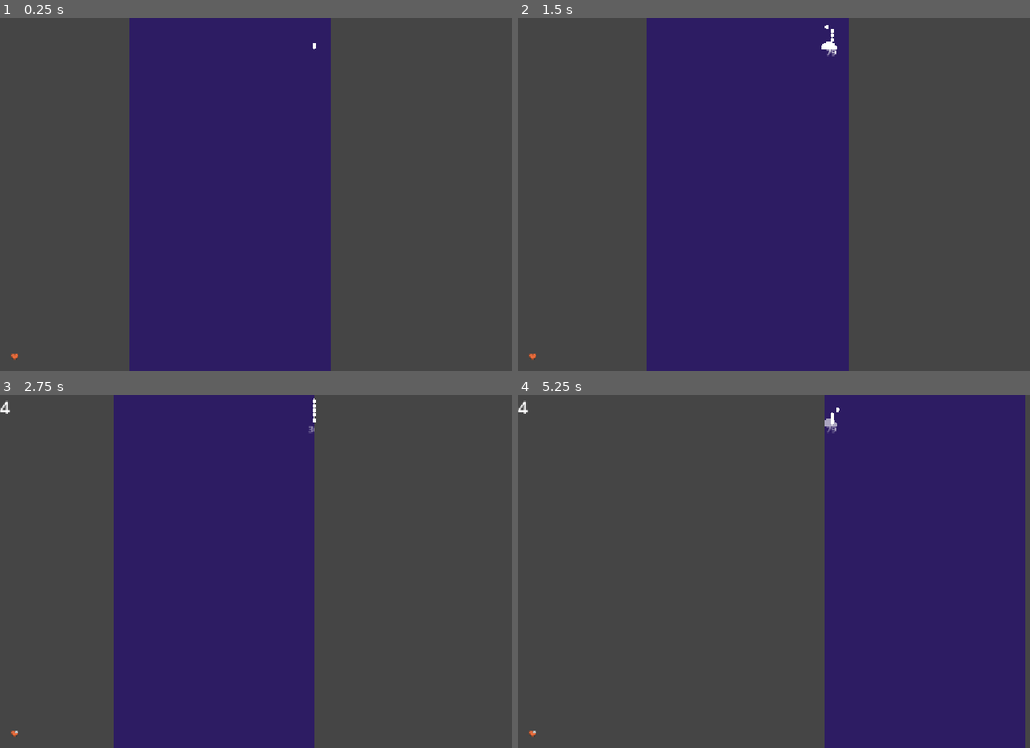
Above: before the commit, frames 1-4 (two rows, left to right).
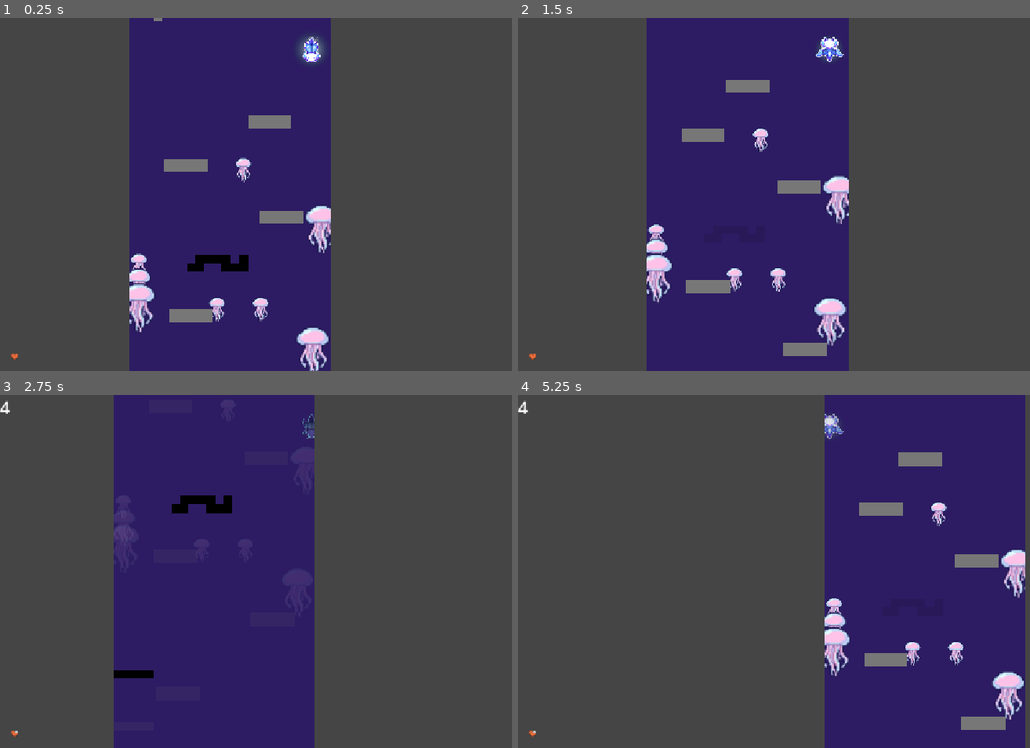
Above: after the commit, the same moments.

Repository: crissoll/Fail-Safe-Game-Jam
Game: Godot game, scene res://scenes/main.tscn
Two runs of this game, one before a commit and one after it. Both use one fixed random seed, a clock stepped at 60 frames per second and the inputs below.
Inputs:
- Up to frame 1 (0.25 s): no input
- Up to frame 2 (1.5 s): tap Enter (reset_level) at 0.5 s; hold D (right) 0.53-1.28 s; tap Space (switch_dimension) at 0.6, 1.35 s; hold Up (slow_down) from 1.28 s (still down)
- Up to frame 3 (2.75 s): release Up (slow_down) at 2.03 s; hold D (right) from 2.03 s (still down); tap Space (switch_dimension) at 2.1 s
- Up to frame 4 (5.25 s): tap Space (switch_dimension) every 0.75 s from 2.85 to 5.1 s; release D (right) at 3.53 s; hold A (left) 3.53-5.03 s; tap Enter (reset_level) at 4.15 s; hold Up (slow_down) from 5.03 s (still down)

The runs differ from the first frame. In frame 1, 4.0% of the frame differs, in the area x 25-65%, y 0-100%; in frame 2, 3.9%; in frame 3, 0.8%; in frame 4, 3.8%.

Commit message:
Better Sprites (#35)
* started implementing animations and sprites

* added jellyfish sprite

* removed egg comp

* improved animation_component

* improved stamina display

* improved anim comp _ready

* added place holder textures

* added intangible obstacles fading

* improved jellyfish

* fixed walls ordering

Diff:
--- a/first-prototype----dropper-/project.godot
+++ b/first-prototype----dropper-/project.godot
@@ -37,6 +37,8 @@
 
 Jellyfish=""
 MoveComponents=""
+obstacles=""
+spirit_obstacles=""
 
 [input]
 
--- a/first-prototype----dropper-/scenes/game-objects/jellyfish.tscn
+++ b/first-prototype----dropper-/scenes/game-objects/jellyfish.tscn
@@ -1,17 +1,22 @@
 [gd_scene format=3 uid="uid://bfda0qeec7nmx"]
 
 [ext_resource type="Script" uid="uid://4s070rmivam7" path="res://scripts/classes/jellyfish.gd" id="1_7esg0"]
+[ext_resource type="Texture2D" uid="uid://d0nkhmiemt334" path="res://assets/Obstacles/jellyfish_neutral.png" id="2_jyieh"]
 
 [sub_resource type="CapsuleShape2D" id="CapsuleShape2D_usvy1"]
 
-[node name="Jellyfish" type="Node2D" unique_id=1929911465 groups=["Jellyfish"]]
+[node name="Jellyfish" type="Area2D" unique_id=1595808726]
+collision_mask = 8
 script = ExtResource("1_7esg0")
+spirit_display_mode = 0
 
-[node name="Area2D" type="Area2D" parent="." unique_id=1595808726]
-collision_mask = 8
-
-[node name="CollisionShape2D" type="CollisionShape2D" parent="Area2D" unique_id=1734178472]
+[node name="CollisionShape2D" type="CollisionShape2D" parent="." unique_id=1734178472]
 rotation = 1.5707964
 shape = SubResource("CapsuleShape2D_usvy1")
 
-[connection signal="body_entered" from="Area2D" to="." method="_on_area_2d_body_entered"]
+[node name="JellyfishNeutral" type="Sprite2D" parent="." unique_id=1638624266]
+position = Vector2(1.000001, 12.000001)
+scale = Vector2(1.2833333, 1.2833333)
+texture = ExtResource("2_jyieh")
+
+[connection signal="body_entered" from="." to="." method="_on_body_entered"]
--- a/first-prototype----dropper-/scenes/game-objects/obstacle.tscn
+++ b/first-prototype----dropper-/scenes/game-objects/obstacle.tscn
@@ -9,7 +9,15 @@
 collision_layer = 0
 collision_mask = 8
 script = ExtResource("1_r1dap")
+spirit_display_mode = 0
 
 [node name="CollisionShape2D" type="CollisionShape2D" parent="." unique_id=285459030]
 rotation = -1.5707964
 shape = SubResource("RectangleShape2D_u25ut")
+
+[node name="ColorRect" type="ColorRect" parent="." unique_id=123767704]
+offset_left = -8.0
+offset_top = -8.0
+offset_right = 8.0
+offset_bottom = 8.0
+color = Color(0.4677382, 0.46773827, 0.4677382, 1)
--- a/first-prototype----dropper-/scenes/game-objects/spirit-obstacle.tscn
+++ b/first-prototype----dropper-/scenes/game-objects/spirit-obstacle.tscn
@@ -9,9 +9,17 @@
 collision_layer = 0
 collision_mask = 16
 script = ExtResource("1_ist31")
+spirit_display_mode = 1
 metadata/_custom_type_script = "uid://cikl756ql5glf"
 
 [node name="CollisionShape2D" type="CollisionShape2D" parent="." unique_id=285459030]
 rotation = -1.5707964
 shape = SubResource("RectangleShape2D_u25ut")
 debug_color = Color(0.062357135, 0.6328114, 0.43239224, 0.41960785)
+
+[node name="ColorRect" type="ColorRect" parent="." unique_id=480421467 groups=["spirit_obstacles"]]
+offset_left = -8.0
+offset_top = -8.0
+offset_right = 8.0
+offset_bottom = 8.0
+color = Color(0, 0, 0, 1)
--- a/first-prototype----dropper-/scenes/levels/empty_level.tscn
+++ b/first-prototype----dropper-/scenes/levels/empty_level.tscn
@@ -8,10 +8,27 @@
 [sub_resource type="RectangleShape2D" id="RectangleShape2D_m03m6"]
 size = Vector2(2574, 78)
 
+[sub_resource type="Gradient" id="Gradient_dfsfo"]
+colors = PackedColorArray(1, 1, 0.3764706, 1, 0.39854774, 0.39854774, 0.06811243, 1)
+
+[sub_resource type="FastNoiseLite" id="FastNoiseLite_k7qrq"]
+noise_type = 4
+
+[sub_resource type="NoiseTexture2D" id="NoiseTexture2D_u25ut"]
+noise = SubResource("FastNoiseLite_k7qrq")
+color_ramp = SubResource("Gradient_dfsfo")
+
 [sub_resource type="WorldBoundaryShape2D" id="WorldBoundaryShape2D_u25ut"]
 
 [node name="EmptyLevel" type="Node2D" unique_id=2117120648]
 script = ExtResource("1_h2s0c")
+
+[node name="End" parent="." unique_id=1329070235 instance=ExtResource("3_jdsy5")]
+position = Vector2(0, -253)
+scale = Vector2(100, 1)
+collision_mask = 24
+damage = 99
+spirit_display_mode = 2
 
 [node name="BackGround" type="ColorRect" parent="." unique_id=994664099]
 z_index = -100
@@ -33,7 +50,12 @@
 shape = SubResource("RectangleShape2D_m03m6")
 debug_color = Color(0.98500437, 0, 0.34261805, 0.41960785)
 
+[node name="Sand" type="Sprite2D" parent="FlipPlayerArea" unique_id=266497644]
+position = Vector2(4, 255)
+texture = SubResource("NoiseTexture2D_u25ut")
+
 [node name="LeftWall" type="Area2D" parent="." unique_id=123936769]
+z_index = 10
 position = Vector2(-200, 0)
 collision_layer = 0
 collision_mask = 24
@@ -62,6 +84,7 @@
 shape = SubResource("WorldBoundaryShape2D_u25ut")
 
 [node name="RightWall" type="Area2D" parent="." unique_id=679402046]
+z_index = 10
 position = Vector2(200, 0)
 collision_layer = 2
 collision_mask = 24
@@ -91,11 +114,5 @@
 [node name="SpawnMarker" type="Marker2D" parent="." unique_id=599212143]
 gizmo_extents = 32.9
 
-[node name="End" parent="." unique_id=1329070235 instance=ExtResource("3_jdsy5")]
-position = Vector2(0, -253)
-scale = Vector2(100, 1)
-collision_mask = 24
-damage = 99
-
 [connection signal="body_entered" from="FlipPlayerArea" to="FlipPlayerArea" method="_on_body_entered"]
 [connection signal="player_entered" from="FlipPlayerArea" to="." method="_on_reverse_area_player_entered"]
--- a/first-prototype----dropper-/scenes/player.tscn
+++ b/first-prototype----dropper-/scenes/player.tscn
@@ -7,12 +7,168 @@
 [ext_resource type="Script" uid="uid://wile04rv4ory" path="res://scripts/classes/player/spirit_component.gd" id="5_qlg0r"]
 [ext_resource type="Script" uid="uid://dtjmktvol3mbl" path="res://scripts/classes/player/damage_display_component.gd" id="6_tuyoq"]
 [ext_resource type="Script" uid="uid://dbwcldoqtbkmy" path="res://scripts/classes/player/spirit_display_component.gd" id="7_fjrip"]
-[ext_resource type="Script" uid="uid://dbskedrkfmqj2" path="res://scripts/classes/player/egg_component.gd" id="8_ur7pv"]
-[ext_resource type="PackedScene" uid="uid://dc032duovs5cl" path="res://scenes/game-objects/egg.tscn" id="9_ur7pv"]
+[ext_resource type="Script" uid="uid://deknaxf4oh7ho" path="res://scripts/classes/player/stamina_display_component.gd" id="9_d2wvv"]
+[ext_resource type="Script" uid="uid://dk5nkqc7lhmq8" path="res://scripts/classes/player/animation_component.gd" id="10_3v2ag"]
+[ext_resource type="Texture2D" uid="uid://b3gsrxajsk6u" path="res://assets/Player/ray_falling.png" id="11_jej6c"]
+[ext_resource type="Texture2D" uid="uid://fpb62muqlre4" path="res://assets/Player/ray_gliding.png" id="12_f1ej7"]
 
 [sub_resource type="CircleShape2D" id="CircleShape2D_u25ut"]
 
-[node name="player" type="CharacterBody2D" unique_id=314467872 node_paths=PackedStringArray("stamina_comp", "brake_comp", "spirit_comp", "health_comp", "egg_comp")]
+[sub_resource type="Gradient" id="Gradient_3v2ag"]
+offsets = PackedFloat32Array(0, 0.67522323)
+colors = PackedColorArray(1, 1, 1, 0.75686276, 0, 0.38431373, 0.22352941, 0)
+
+[sub_resource type="GradientTexture2D" id="GradientTexture2D_u25ut"]
+gradient = SubResource("Gradient_3v2ag")
+fill = 1
+fill_from = Vector2(0.5, 0.5)
+fill_to = Vector2(1, 0.5)
+
+[sub_resource type="AtlasTexture" id="AtlasTexture_oprun"]
+atlas = ExtResource("11_jej6c")
+region = Rect2(0, 0, 32, 46)
+
+[sub_resource type="AtlasTexture" id="AtlasTexture_a8ls1"]
+atlas = ExtResource("11_jej6c")
+region = Rect2(32, 0, 32, 46)
+
+[sub_resource type="AtlasTexture" id="AtlasTexture_qfm1y"]
+atlas = ExtResource("11_jej6c")
+region = Rect2(64, 0, 32, 46)
+
+[sub_resource type="AtlasTexture" id="AtlasTexture_fulsm"]
+atlas = ExtResource("11_jej6c")
+region = Rect2(96, 0, 32, 46)
+
+[sub_resource type="AtlasTexture" id="AtlasTexture_4r5pv"]
+atlas = ExtResource("11_jej6c")
+region = Rect2(128, 0, 32, 46)
+
+[sub_resource type="AtlasTexture" id="AtlasTexture_3v2ag"]
+atlas = ExtResource("11_jej6c")
+region = Rect2(0, 0, 32, 46)
+
+[sub_resource type="AtlasTexture" id="AtlasTexture_jej6c"]
+atlas = ExtResource("11_jej6c")
+region = Rect2(32, 0, 32, 46)
+
+[sub_resource type="AtlasTexture" id="AtlasTexture_f1ej7"]
+atlas = ExtResource("11_jej6c")
+region = Rect2(64, 0, 32, 46)
+
+[sub_resource type="AtlasTexture" id="AtlasTexture_pf23h"]
+atlas = ExtResource("11_jej6c")
+region = Rect2(96, 0, 32, 46)
+
+[sub_resource type="AtlasTexture" id="AtlasTexture_dt7fs"]
+atlas = ExtResource("11_jej6c")
+region = Rect2(128, 0, 32, 46)
+
+[sub_resource type="AtlasTexture" id="AtlasTexture_60mlk"]
+atlas = ExtResource("12_f1ej7")
+region = Rect2(0, 0, 52, 46)
+
+[sub_resource type="AtlasTexture" id="AtlasTexture_i4ail"]
+atlas = ExtResource("12_f1ej7")
+region = Rect2(52, 0, 52, 46)
+
+[sub_resource type="AtlasTexture" id="AtlasTexture_a38lo"]
+atlas = ExtResource("12_f1ej7")
+region = Rect2(104, 0, 52, 46)
+
+[sub_resource type="AtlasTexture" id="AtlasTexture_4ni07"]
+atlas = ExtResource("12_f1ej7")
+region = Rect2(156, 0, 52, 46)
+
+[sub_resource type="AtlasTexture" id="AtlasTexture_l71n6"]
+atlas = ExtResource("12_f1ej7")
+region = Rect2(208, 0, 52, 46)
+
+[sub_resource type="AtlasTexture" id="AtlasTexture_ke2ow"]
+atlas = ExtResource("12_f1ej7")
+region = Rect2(260, 0, 52, 46)
+
+[sub_resource type="AtlasTexture" id="AtlasTexture_ujl30"]
+atlas = ExtResource("12_f1ej7")
+region = Rect2(312, 0, 52, 46)
+
+[sub_resource type="AtlasTexture" id="AtlasTexture_31cv2"]
+atlas = ExtResource("12_f1ej7")
+region = Rect2(364, 0, 52, 46)
+
+[sub_resource type="SpriteFrames" id="SpriteFrames_u25ut"]
+animations = [{
+"frames": [{
+"duration": 1.0,
+"texture": SubResource("AtlasTexture_oprun")
+}, {
+"duration": 1.0,
+"texture": SubResource("AtlasTexture_a8ls1")
+}, {
+"duration": 1.0,
+"texture": SubResource("AtlasTexture_qfm1y")
+}, {
+"duration": 1.0,
+"texture": SubResource("AtlasTexture_fulsm")
+}, {
+"duration": 1.0,
+"texture": SubResource("AtlasTexture_4r5pv")
+}],
+"loop": 1,
+"name": &"falling_dark",
+"speed": 8.5
+}, {
+"frames": [{
+"duration": 1.0,
+"texture": SubResource("AtlasTexture_3v2ag")
+}, {
+"duration": 1.0,
+"texture": SubResource("AtlasTexture_jej6c")
+}, {
+"duration": 1.0,
+"texture": SubResource("AtlasTexture_f1ej7")
+}, {
+"duration": 1.0,
+"texture": SubResource("AtlasTexture_pf23h")
+}, {
+"duration": 1.0,
+"texture": SubResource("AtlasTexture_dt7fs")
+}],
+"loop": 1,
+"name": &"falling_dark_upward",
+"speed": 5.0
+}, {
+"frames": [{
+"duration": 1.0,
+"texture": SubResource("AtlasTexture_60mlk")
+}, {
+"duration": 1.0,
+"texture": SubResource("AtlasTexture_i4ail")
+}, {
+"duration": 1.0,
+"texture": SubResource("AtlasTexture_a38lo")
+}, {
+"duration": 1.0,
+"texture": SubResource("AtlasTexture_4ni07")
+}, {
+"duration": 1.0,
+"texture": SubResource("AtlasTexture_l71n6")
+}, {
+"duration": 1.0,
+"texture": SubResource("AtlasTexture_ke2ow")
+}, {
+"duration": 1.0,
+"texture": SubResource("AtlasTexture_ujl30")
+}, {
+"duration": 1.0,
+"texture": SubResource("AtlasTexture_31cv2")
+}],
+"loop": 1,
+"name": &"gliding_dark",
+"speed": 10.0
+}]
+
+[node name="player" type="CharacterBody2D" unique_id=314467872 node_paths=PackedStringArray("stamina_comp", "brake_comp", "spirit_comp", "health_comp")]
 collision_layer = 8
 collision_mask = 7
 script = ExtResource("1_3vyb7")
@@ -21,7 +177,6 @@
 brake_comp = NodePath("Components/BrakeComponent")
 spirit_comp = NodePath("Components/SpiritComponent")
 health_comp = NodePath("Components/HealthComponent")
-egg_comp = NodePath("Components/EggComponent")
 
 [node name="CollisionShape2D" type="CollisionShape2D" parent="." unique_id=1453863984]
 shape = SubResource("CircleShape2D_u25ut")
@@ -39,10 +194,10 @@
 polygon = PackedVector2Array(0, -16, -4, -7, -13, -4, -4, -3, 0, 6, 3, -3, 11, -6, 2, -7)
 
 [node name="TempStaminaLabel" type="Label" parent="." unique_id=131832886]
-offset_left = -6.0
-offset_top = -7.0
-offset_right = 34.0
-offset_bottom = 16.0
+offset_left = -122.0
+offset_top = -71.0
+offset_right = -82.0
+offset_bottom = -48.0
 
 [node name="Components" type="Node" parent="." unique_id=972240952]
 
@@ -71,11 +226,26 @@
 script = ExtResource("7_fjrip")
 collision_shape = NodePath("../../CollisionShape2D")
 
-[node name="EggComponent" type="Node" parent="Components" unique_id=362771187]
-script = ExtResource("8_ur7pv")
-egg_scene = ExtResource("9_ur7pv")
-distance_delay = 3
-initial_offset = Vector2(5, -2)
+[node name="AnimationComponent" type="Node" parent="Components" unique_id=951136652 node_paths=PackedStringArray("animation", "brake_comp", "spirit_comp", "player")]
+script = ExtResource("10_3v2ag")
+animation = NodePath("../../Animation")
+brake_comp = NodePath("../BrakeComponent")
+spirit_comp = NodePath("../SpiritComponent")
+player = NodePath("../..")
+
+[node name="StaminaDisplay" type="Node" parent="Components" unique_id=941882798 node_paths=PackedStringArray("stamina_comp")]
+script = ExtResource("9_d2wvv")
+texture = SubResource("GradientTexture2D_u25ut")
+stamina_comp = NodePath("../StaminaComponent")
+
+[node name="StaminaSprite" type="Sprite2D" parent="." unique_id=1968975936]
+scale = Vector2(1.3931124, 1.3931124)
+texture = SubResource("GradientTexture2D_u25ut")
+
+[node name="Animation" type="AnimatedSprite2D" parent="." unique_id=778203001]
+scale = Vector2(0.99999994, 0.99999994)
+sprite_frames = SubResource("SpriteFrames_u25ut")
+animation = &"falling_dark_upward"
 
 [connection signal="brake_ended" from="Components/BrakeComponent" to="Paraglider" method="hide"]
 [connection signal="brake_started" from="Components/BrakeComponent" to="Paraglider" method="show"]
--- a/first-prototype----dropper-/scripts/classes/jellyfish.gd
+++ b/first-prototype----dropper-/scripts/classes/jellyfish.gd
@@ -1,22 +1,27 @@
-extends Node2D
+extends Obstacle
 class_name JellyFish
 
 @export var bounce_velocity : int = 90
-@onready var area_2d: Area2D = $Area2D
 
+func fade() -> void:
+	modulate.a = 0.1
 
+func materialize() -> void:
+	modulate.a = 1
 
 func _ready() -> void:
+	super()
 	add_to_group("Jellyfish")
 
+func reset() -> void:
+	visible = true
+	set_deferred("monitoring", true)
 
-func _on_area_2d_body_entered(body: Node2D) -> void:
+func _process(delta: float) -> void:
+	pass
+
+func _on_body_entered(body: Node2D) -> void:
 	if body is Player:
 		body.apply_vertical_impulse(bounce_velocity)
 		visible = false
-		area_2d.set_deferred("monitoring", false)
-
-
-func reset() -> void:
-	visible = true
-	area_2d.set_deferred("monitoring", true)
+		set_deferred("monitoring", false)
--- a/first-prototype----dropper-/scripts/classes/obstacle.gd
+++ b/first-prototype----dropper-/scripts/classes/obstacle.gd
@@ -1,9 +1,28 @@
 class_name Obstacle
 extends Area2D
 
+enum SpiritDisplayMode{
+	PHYSICAL,
+	SPIRIT,
+	BOTH,
+}
+
 @export var damage := 1
+@export var spirit_display_mode :  SpiritDisplayMode = SpiritDisplayMode.BOTH
+
+func fade() -> void:
+	modulate.a = 0.1
+
+func materialize() -> void:
+	modulate.a = 1
 
 func _process(delta: float) -> void:
 	for body in get_overlapping_bodies():
 		if body is Player:
 			body.health_comp.apply_damage(damage)
+
+func _ready() -> void:
+	if spirit_display_mode == SpiritDisplayMode.SPIRIT:
+		add_to_group(&"spirit_obstacles")
+	elif spirit_display_mode == SpiritDisplayMode.PHYSICAL:
+		add_to_group(&"obstacles")
--- /dev/null
+++ b/first-prototype----dropper-/scripts/classes/player/animation_component.gd
@@ -0,0 +1,42 @@
+extends Node
+
+@export var min_falling_fps := 7.0
+@export var max_falling_fps := 10.0
+
+@export var min_gliding_fps := 10.0
+@export var max_gliding_fps := 12.0
+
+@export var animation : AnimatedSprite2D
+@export var brake_comp : BrakeComponent
+@export var spirit_comp : SpiritComponent
+@export var player : Player
+
+var bright_color: Color = Color(3.225, 3.225, 3.225)
+
+func _set_modulate(_arg=null) -> void:
+	if(spirit_comp.is_spirit):
+		animation.modulate = Color.WHITE
+	else:
+		animation.modulate = bright_color
+
+func _set_flip_v() -> void:
+	animation.flip_v = player.upside_down
+
+func play_falling() -> void:
+	animation.play("falling_dark")
+	_set_flip_v()
+	_set_modulate()
+
+func play_gliding() -> void:
+	animation.play("gliding_dark")
+	_set_flip_v()
+	_set_modulate()
+
+func _ready() -> void:
+	animation.play("falling_dark")
+	brake_comp.brake_started.connect(func():animation.play("gliding_dark"))
+	brake_comp.brake_ended.connect(play_falling)
+	player.flipped.connect(_set_flip_v)
+	spirit_comp.dimension_switched.connect(_set_modulate)
+	_set_flip_v()
+	_set_modulate()
--- a/first-prototype----dropper-/scripts/classes/player/health_component.gd
+++ b/first-prototype----dropper-/scripts/classes/player/health_component.gd
@@ -19,7 +19,7 @@
 
 func _ready() -> void:
 	hearts = max_hearts
-	#health_changed.emit(hearts)
+	health_changed.emit(hearts)
 
 
 func apply_damage(damage:=1):
--- a/first-prototype----dropper-/scripts/classes/player/player.gd
+++ b/first-prototype----dropper-/scripts/classes/player/player.gd
@@ -1,11 +1,9 @@
 class_name Player
 extends CharacterBody2D
 
-
-
+signal flipped
 #vars
 @onready var camera: Camera2D = $Camera2D
-@onready var temp_stamina_label: Label = $TempStaminaLabel
 
 ## lateral movement speed
 @export var move_speed := 10.0
@@ -23,7 +21,6 @@
 @export var brake_comp: BrakeComponent
 @export var spirit_comp: SpiritComponent
 @export var health_comp: HealtComponent
-@export var egg_comp : EggComponent
 
 var spawn_pos: Vector2
 
@@ -34,8 +31,6 @@
 func _ready() -> void:
 	reversed_camera_pos = camera.position
 	reversed_camera_pos.y *= -1
-
-	stamina_comp.stamina_changed.connect(_on_stamina_changed)
 
 	health_comp.health_changed.connect(func(health: int): health_label.text = str(health))
 	#health_comp.health_changed.emit(health_comp.hearts)
@@ -98,8 +93,6 @@
 func apply_vertical_impulse(impulse_value):
 	velocity.y = -1 * impulse_value * (1 - 2 * int(upside_down))
 
-func _on_stamina_changed(current: float) -> void:
-	temp_stamina_label.text = str(int(current))
 
 func _handle_camera_transition(delta: float) -> void:
 	if camera:
@@ -112,6 +105,7 @@
 	upside_down = true
 	velocity = Vector2.ZERO
 	reverse_camera = true
+	flipped.emit()
 
 func reset() -> void:
 	global_position = spawn_pos
@@ -131,8 +125,6 @@
 		spirit_comp.reset(self)
 	if health_comp:
 		health_comp.reset()
-	if egg_comp:
-		egg_comp.reset()
 
 	get_tree().call_group(&"Jellyfish", "reset")
 	get_tree().call_group(&"MoveComponents", "reset")
--- a/first-prototype----dropper-/scripts/classes/player/spirit_display_component.gd
+++ b/first-prototype----dropper-/scripts/classes/player/spirit_display_component.gd
@@ -4,3 +4,12 @@
 
 func display_transition(is_spirit:bool) -> void:
 	collision_shape.debug_color = Color.GREEN if is_spirit else Color.BLUE
+	if is_spirit:
+		get_tree().call_group(&"spirit_obstacles", "materialize")
+		get_tree().call_group(&"obstacles", "fade")
+	else:
+		get_tree().call_group(&"obstacles", "materialize")
+		get_tree().call_group(&"spirit_obstacles", "fade")
+
+func _ready() -> void:
+	display_transition(false)
--- /dev/null
+++ b/first-prototype----dropper-/scripts/classes/player/stamina_display_component.gd
@@ -0,0 +1,19 @@
+class_name StaminaDisplayComponent
+extends Node
+
+@export
+var texture: GradientTexture2D
+@export
+var stamina_comp : StaminaComponent
+
+func update_stamina()->void:
+	var frac := stamina_comp.current_stamina/stamina_comp.max_stamina
+	if frac > 0.95:
+		texture.gradient.colors[0].a = 0
+	texture.gradient.colors[0].a = 0.1 + 0.9 *frac
+	texture.gradient.offsets[0] = -2 + 2*frac
+	texture.fill_to.x = frac * 0.6 + 0.501
+
+
+func _process(delta: float) -> void:
+	update_stamina()
Binary file added: first-prototype----dropper-/assets/Obstacles/jellyfish_neutral.png
Not shown, added: first-prototype----dropper-/assets/Obstacles/jellyfish_neutral.png.import
Binary file added: first-prototype----dropper-/assets/Player/ray_falling.png
Not shown, added: first-prototype----dropper-/assets/Player/ray_falling.png.import
Binary file added: first-prototype----dropper-/assets/Player/ray_gliding.png
Not shown, added: first-prototype----dropper-/assets/Player/ray_gliding.png.import
Not shown, added: first-prototype----dropper-/scripts/classes/player/animation_component.gd.uid
Not shown, added: first-prototype----dropper-/scripts/classes/player/stamina_display_component.gd.uid
